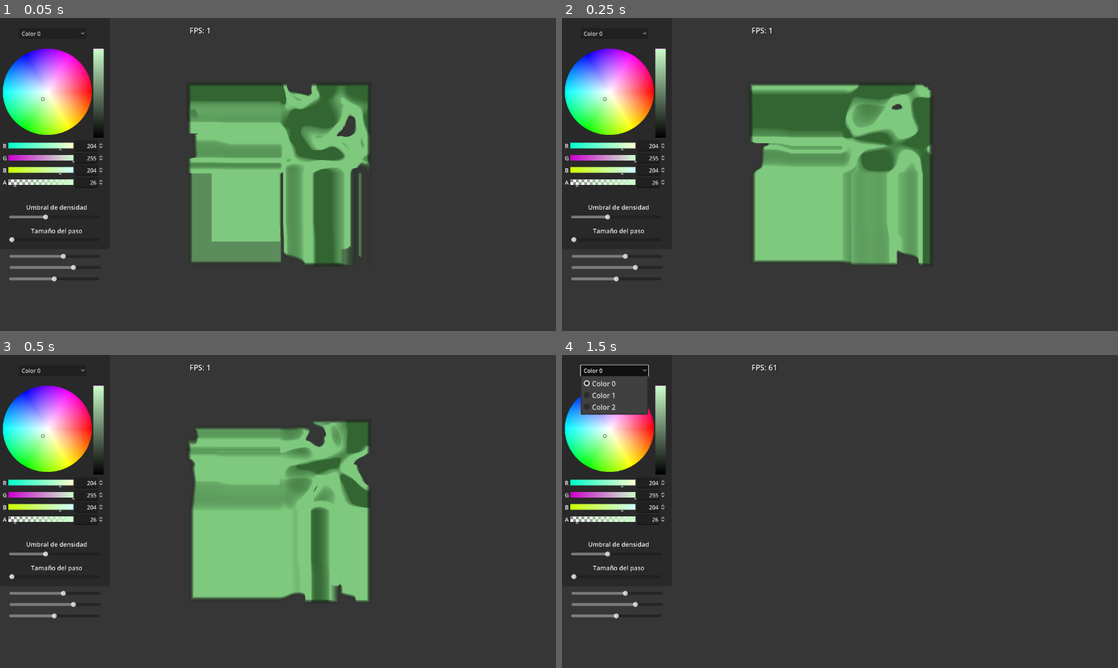
Above: before the commit, frames 1-4 (two rows, left to right).
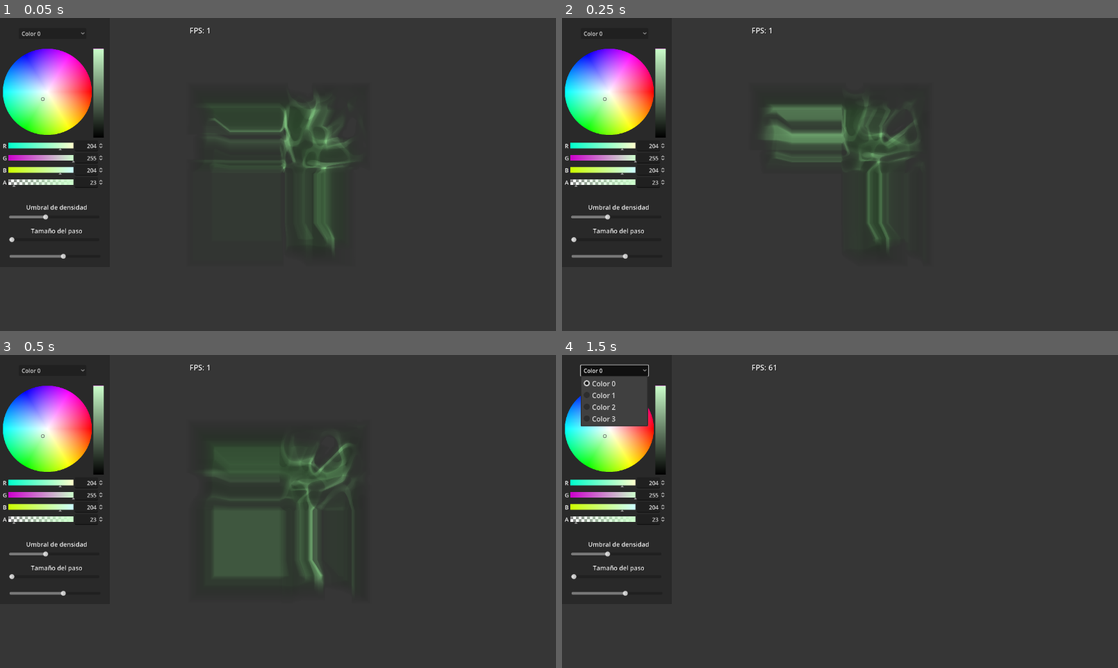
Above: after the commit, the same moments.

Repository: alvaro23LP/visualizador-volumenes
Game: Godot game, scene res://main.tscn
Same seed, same stepped clock (60 frames per second), same inputs: the game is played once before the commit and once after it. A sky picture missing from this copy of the repository is replaced by a grey-blue gradient.
Inputs (mouse positions are in pixels of both pictures, inside the frame that each line leads up to):
- Up to frame 1 (0.05 s): no input
- Up to frame 2 (0.25 s): no input
- Up to frame 3 (0.5 s): no input
- Up to frame 4 (1.5 s): move the mouse to (867, 511) at 0.52 s; hold W (move_forward) 0.53-1.25 s; hold 1 (toggle_camera) 0.53-1.25 s; click "Color 0" at 1.25 s

The runs differ from the first frame. In frame 1, 16% of the frame differs, in the area x 1-67%, y 21-85%; in frame 2, 17%; in frame 3, 17%; in frame 4, 0.7%.

Commit message:
Iluminacion + interfaz ok - aun sin fondo

Diff:
--- a/control.gd
+++ b/control.gd
@@ -6,7 +6,7 @@
 var mat : ShaderMaterial
 
 # Cuántos colores manejar
-const COLOR_COUNT = 3
+const COLOR_COUNT = 4
 var current_index := 0
 
 func _ready() -> void:
@@ -15,7 +15,7 @@
 	# Inicializa controles con valores actuales
 	$HSlider.value = mat.get_shader_parameter("umbral_densidad")
 	$HSlider_paso.value = mat.get_shader_parameter("paso")
-	mat.set_shader_parameter("paso", 0.001)
+	mat.set_shader_parameter("paso", 0.002)
 	print("PASO: ", mat.get_shader_parameter("paso"))
 	#$HSlider_paso.value = 0.0100000;
 	#mat.set_shader_parameter("paso", 0.0010000)
@@ -29,17 +29,17 @@
 	$ColorPicker.color_changed.connect(_on_color_changed)
 
 	# Inicializar picker con el valor del primer color
-	var c = Color(0.8, 1.0, 0.8, 0.1)
+	var c = Color(0.8, 1.0, 0.8, 0.09)
 	$ColorPicker.color = c
 
 	mat.set_shader_parameter("extra_color_0", c)
-	c = Color(0.5, 0.8, 0.5, 0.1)
+	c = Color(0.5, 0.8, 0.5, 0.12)
 	mat.set_shader_parameter("extra_color_1", c)
-	c = Color(0.2, 0.4, 0.2, 0.1)
+	c = Color(0.2, 0.4, 0.2, 0.08)
 
 	mat.set_shader_parameter("extra_color_2", c)
-	#c = Color(1.0, 1.0, 1.0, 0.2)
-	#mat.set_shader_parameter("extra_color_3", c)
+	c = Color(0.1, 0.2, 0.1, 0.1)
+	mat.set_shader_parameter("extra_color_3", c)
 
 func _process(_delta: float) -> void:
 	pass
@@ -61,5 +61,5 @@
 	mat.set_shader_parameter("umbral_densidad", value)
 
 
-#func _on_h_slider_paso_value_changed(value: float) -> void:
-	#mat.set_shader_parameter("paso", value/10.0)
+func _on_h_slider_paso_value_changed(value: float) -> void:
+	mat.set_shader_parameter("paso", value/10.0)
--- a/main.gd
+++ b/main.gd
@@ -53,7 +53,7 @@
 	var loader = VolumeLoader.new()
 	var volume_tex = loader.create_volume_from_folder("res://slices/")
 	mat.set_shader_parameter("textura3D", volume_tex)
-	#mat.set_shader_parameter("tex_size", volume_tex.get_width())
+	mat.set_shader_parameter("tex_size", 128)
 
 	noise = FastNoiseLite.new()
 	noise.seed = randi()
@@ -119,7 +119,7 @@
 	##noise.offset = Vector3(0.0, 0.0, time)
 	#tex3d.noise= noise
 
-	time += _delta/2
+	time += _delta/3
 	var offset = (noise_speed/2.0) * time
 #		var offset = noise_speed * time * 3.0  # Escala para más movimiento
 	mat.set_shader_parameter("noise_offset", offset)
--- a/main.tscn
+++ b/main.tscn
@@ -38,6 +38,7 @@
 shader_parameter/extra_color_0 = null
 shader_parameter/extra_color_1 = null
 shader_parameter/extra_color_2 = null
+shader_parameter/extra_color_3 = null
 
 [sub_resource type="BoxMesh" id="BoxMesh_2fuyy"]
 material = SubResource("ShaderMaterial_gf7gt")
@@ -102,17 +103,6 @@
 
 [node name="Box_traseras" type="MeshInstance3D" parent="."]
 layers = 2
-mesh = SubResource("BoxMesh_snek2")
-surface_material_override/0 = SubResource("ShaderMaterial_8703w")
-
-[node name="Box_delanteras2" type="MeshInstance3D" parent="."]
-transform = Transform3D(1, 0, 0, 0, 1, 0, 0, 0, 1, 32.89, 0, -0.115791)
-layers = 5
-mesh = SubResource("BoxMesh_dq05m")
-
-[node name="Box_traseras2" type="MeshInstance3D" parent="."]
-transform = Transform3D(1, 0, 0, 0, 1, 0, 0, 0, 1, 26.996, 0, 0)
-layers = 3
 mesh = SubResource("BoxMesh_snek2")
 surface_material_override/0 = SubResource("ShaderMaterial_8703w")
 
@@ -151,7 +141,7 @@
 offset_left = -1.0
 offset_top = 4.0
 offset_right = 315.0
-offset_bottom = 669.0
+offset_bottom = 720.0
 color = Color(0, 0, 0, 0.235294)
 
 [node name="ColorPicker" type="ColorPicker" parent="Control"]
@@ -235,6 +225,7 @@
 value = 0.024
 
 [node name="HSlider3" type="HSlider" parent="Control"]
+visible = false
 layout_mode = 0
 offset_left = 26.25
 offset_top = 712.5
@@ -245,6 +236,7 @@
 value = 6.0
 
 [node name="HSlider4" type="HSlider" parent="Control"]
+visible = false
 layout_mode = 0
 offset_left = 25.0
 offset_top = 743.75
@@ -255,6 +247,10 @@
 step = 0.1
 value = 2.0
 
+[node name="DirectionalLight3D" type="DirectionalLight3D" parent="."]
+transform = Transform3D(0.939693, 0.116978, -0.321394, 0, 0.939693, 0.34202, 0.34202, -0.321394, 0.883022, -9.92862, 1.97937, 23.0681)
+light_color = Color(0.712129, 0.712129, 0.712129, 1)
+
 [connection signal="value_changed" from="Control/HSlider" to="Control" method="_on_h_slider_value_changed"]
 [connection signal="value_changed" from="Control/HSlider_paso" to="Control" method="_on_h_slider_paso_value_changed"]
 [connection signal="value_changed" from="Control/HSlider2" to="." method="_on_h_slider_2_value_changed"]
--- a/shader3_trazado_rayos.gdshader
+++ b/shader3_trazado_rayos.gdshader
@@ -4,18 +4,20 @@
 uniform sampler2D viewport_texture2;
 uniform sampler3D textura3D;
 
-uniform float umbral_densidad = 0.3;
-uniform float paso = 0.001;
+uniform float umbral_densidad = 0.25;
+uniform float paso = 0.002;
 uniform vec3 volume_min;
 uniform vec3 volume_size;
 uniform float tex_size;
 
 uniform sampler3D volume_noise;
 uniform vec3 noise_offset;
+varying vec3 normal_f;
 
 uniform vec4 extra_color_0 : source_color;
 uniform vec4 extra_color_1 : source_color;
 uniform vec4 extra_color_2 : source_color;
+uniform vec4 extra_color_3 : source_color;
 
 float funcion_densidad(vec3 p) {
 	vec3 uvw = clamp((p - volume_min) / volume_size, 0.0, 1.0);
@@ -30,15 +32,39 @@
 }
 
 vec4 funcion_color(float d) {
-    if (d >= 0.3 && d < 0.4) {
-        return vec4(extra_color_0.xyz, clamp(extra_color_0.a/35.0, 0.0, 0.3));
-    } else if (d >= 0.4 && d <= 0.6) {
-        return vec4(extra_color_1.xyz, clamp(extra_color_1.a/35.0, 0.0, 0.3));
-    } else if (d >= 0.6 && d <= 1.0) {
-        return vec4(extra_color_2.xyz,clamp(extra_color_2.a/35.0, 0.0, 0.3));
+    if (d >= 0.25 && d < 0.4) {
+        return vec4(extra_color_0.xyz, clamp(extra_color_0.a/200.0, 0.0, 0.3));
+    } else if (d >= 0.4 && d < 0.55) {
+        return vec4(extra_color_1.xyz, clamp(extra_color_1.a/200.0, 0.0, 0.3));
+    } else if (d >= 0.55 && d < 0.8) {
+        return vec4(extra_color_2.xyz,clamp(extra_color_2.a/200.0, 0.0, 0.3));
+	} else if (d >= 0.8 && d <= 1.0) {
+        return vec4(extra_color_3.xyz,clamp(extra_color_3.a/200.0, 0.0, 0.3));
     } else {
         return vec4(0.0); // Vacio
     }
+}
+
+vec3 calcular_normal_volumen(vec3 p) {
+	vec3 uvw = clamp((p - volume_min) / volume_size, 0.0, 1.0); //valor de p
+	float aux = 1.0/tex_size;
+
+	vec3 uvwX = uvw - vec3(aux, 0., 0.);
+	vec3 uvwY = uvw - vec3(0., aux, 0.);
+	vec3 uvwZ = uvw - vec3(0., 0., aux);
+
+	float a = (texture(volume_noise, uvw).r + texture(volume_noise, uvw).g + texture(volume_noise, uvw).b) / 3.0;
+
+	float bx = (texture(volume_noise, uvwX).r + texture(volume_noise, uvwX).g + texture(volume_noise, uvwX).b) / 3.0;
+	float by = (texture(volume_noise, uvwY).r + texture(volume_noise, uvwY).g + texture(volume_noise, uvwY).b) / 3.0;
+	float bz = (texture(volume_noise, uvwZ).r + texture(volume_noise, uvwZ).g + texture(volume_noise, uvwZ).b) / 3.0;
+
+	float dx = a-bx;
+	float dy = a-by;
+	float dz = a-bz;
+
+	vec3 normal = vec3(dx, dy, dz);
+	return normalize(normal);
 }
 
 void fragment() {
@@ -52,6 +78,7 @@
 	vec3 final_color = vec3(0.0);
     float transparencia = 0.0;
     vec4 color;
+	bool calculada = false;
 	float alpha = 0.0;
 
 	ALBEDO = final_color;
@@ -66,10 +93,26 @@
 		final_color += color.rgb * color.a;
         transparencia += color.a;
 
-		if(transparencia > 0.99)
-			break;
+		if (color.a > 0.005 && !calculada) {
+            normal_f = calcular_normal_volumen(p);
+			calculada = true;
+        }
+
+		if(transparencia > 0.99) break;
     }
+
+	if(calculada){
+		normal_f = normalize(normal_f);
+	} else{
+		normal_f = vec3(1.0);
+	}
+
 
 	ALBEDO = final_color;
     ALPHA = clamp(transparencia, 0.0, 1.0);
 }
+
+void light(){
+	float NdotL = clamp(dot(normal_f, LIGHT), 0.0, 1.0);
+	DIFFUSE_LIGHT +=  NdotL * ATTENUATION * LIGHT_COLOR ;
+}
